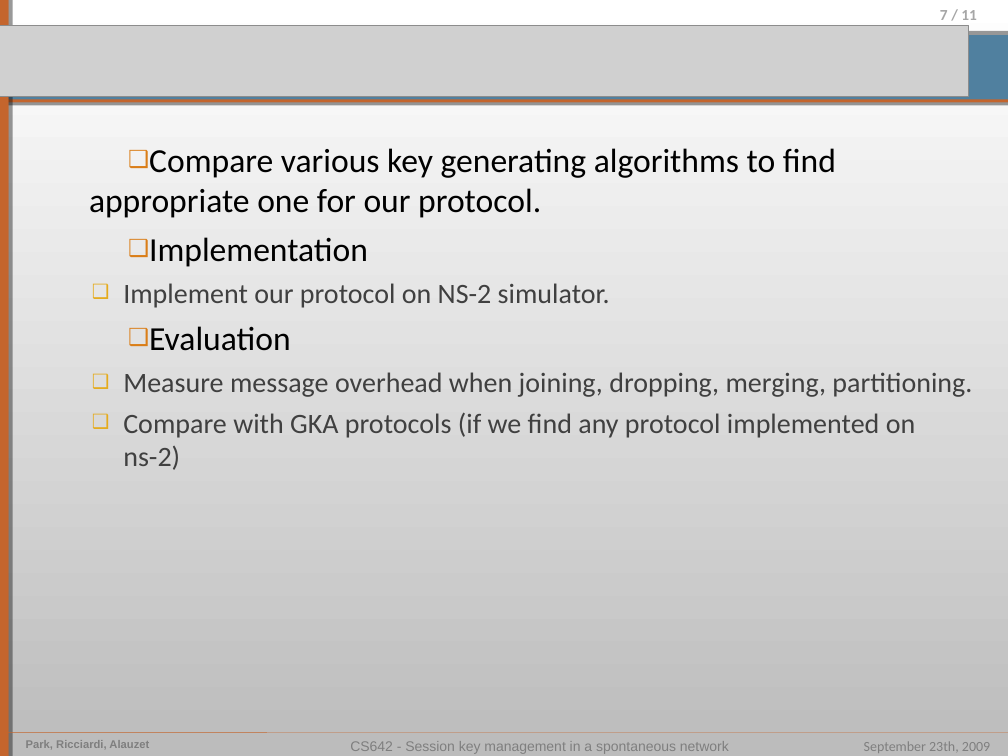
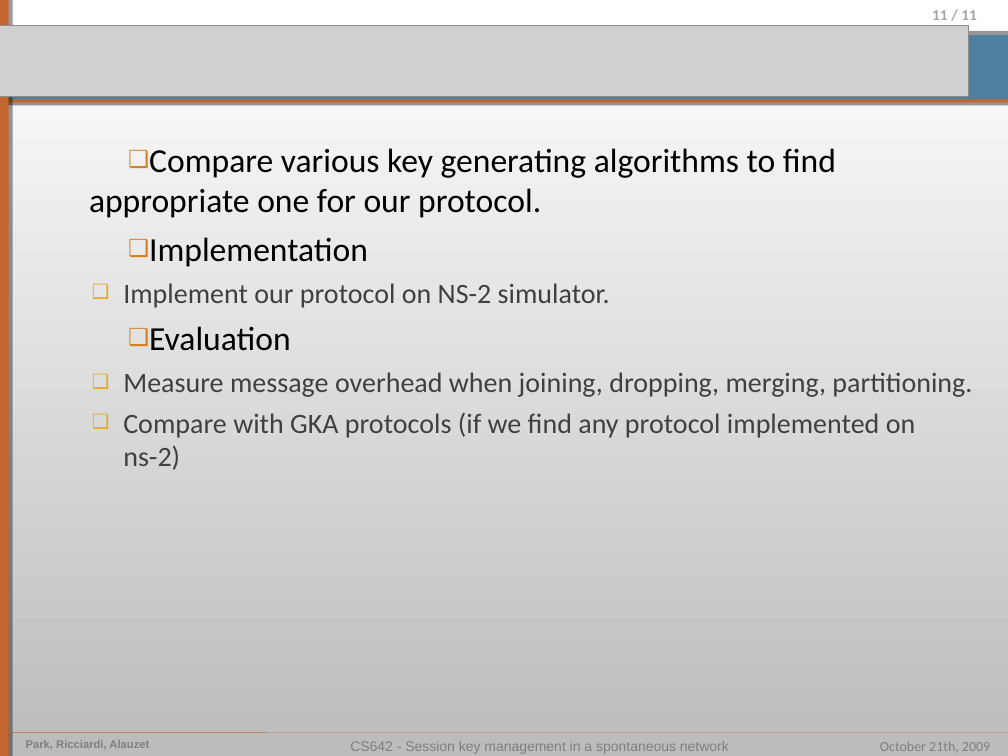
Before and after one commit to pierrealauzet/skemasnet, a slide deck: slide 11 of 2_design/CS462_Skemasnet_design_v2.ppt (slide 7 before the commit). Drawn at 1008x756 pixels with LibreOffice and Linux fonts; fonts in the diff are those of the drawing; grey boxes stand for pictures. Boxes give left, top, right and bottom in pixels: in the first picture for what was removed or moved away, otherwise in the second. Text is boxed around its words. In the diff, an @@ line names an element or a change of style, - is before the commit and + after.

```diff
--- a/2_design/CS462_Skemasnet_design_v2.ppt
+++ b/2_design/CS462_Skemasnet_design_v2.ppt
@@ page number at bbox=[932, 10, 977, 20]: text changed @@
-7 / 11
+11 / 11
@@ text at bbox=[880, 741, 990, 751]: text changed @@
-September 23th, 2009
+October 21th, 2009
```
Also in this commit, not shown: 5 other slides changed, 5 slides added, 1 slide removed.
